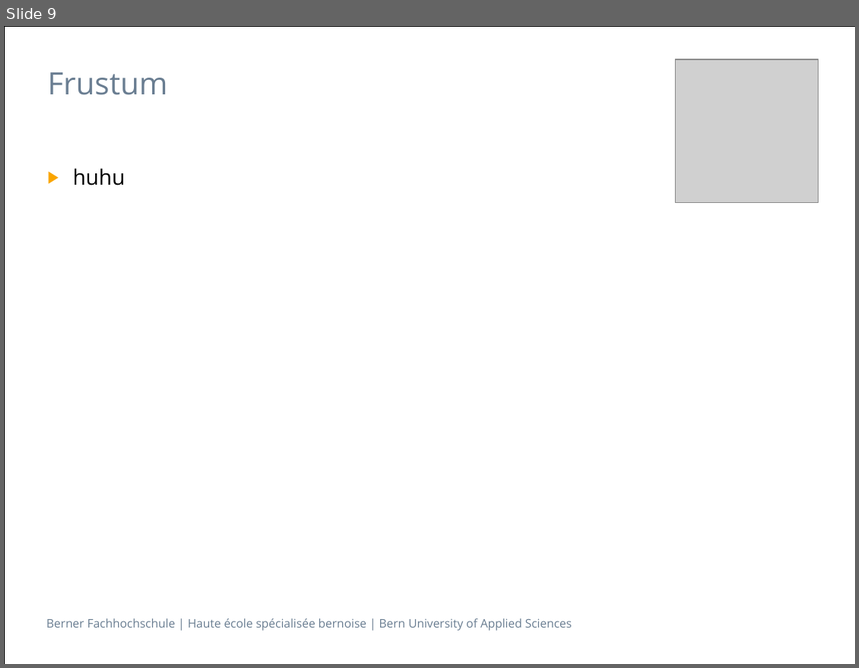
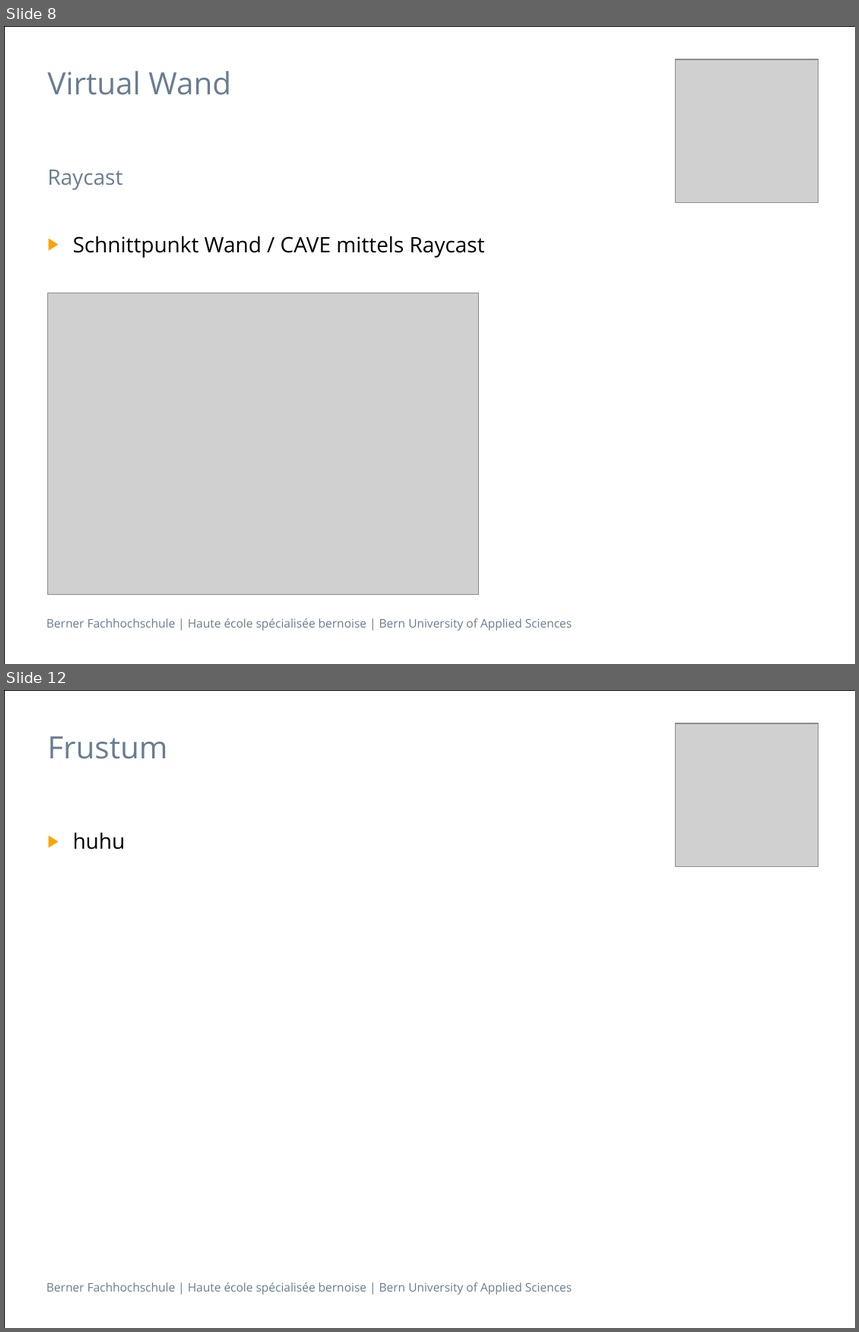
Before and after one commit to cpvrlab/UnityCavePlugin, a slide deck: docs/Presentation/Presentation_part_julien.pptx. Shown one above the other, each under a label of ours: slide 9 before the commit, slides 8 and 12 after it; the slides between them are not shown. The pictures are 859x668 and 859x1332 pixels, drawn with LibreOffice and Linux fonts; fonts in the diff are those of the drawing; grey boxes stand for pictures. Boxes give left, top, right and bottom in pixels: in the first picture for what was removed or moved away, otherwise in the second. Text is boxed around its words. In the diff, an @@ line names an element or a change of style, - is before the commit and + after.

```diff
--- a/docs/Presentation/Presentation_part_julien.pptx
+++ b/docs/Presentation/Presentation_part_julien.pptx
@@ slide 8 added at (x1=4, y1=26, x2=855, y2=664), background #FFFFFF; not listed: 2 template elements that a slide beside it also shows @@
@@ title added at (x1=47, y1=71, x2=231, y2=95), 26 pt, text #697D91 @@
+Virtual Wand
@@ picture added at (x1=676, y1=59, x2=819, y2=202) @@
@@ text added at (x1=47, y1=170, x2=123, y2=190), 18 pt, text #697D91 @@
+Raycast
@@ text added at (x1=73, y1=236, x2=485, y2=258), 18 pt, text #000000 @@
+▶ Schnittpunkt Wand / CAVE mittels Raycast
@@ picture added at (x1=47, y1=294, x2=479, y2=594) @@
@@ what was slide 9 is now slide 12 @@
```
Also in this commit, not shown: 4 slides changed, 23 other slides added, 1 slide removed, 19 other files.
